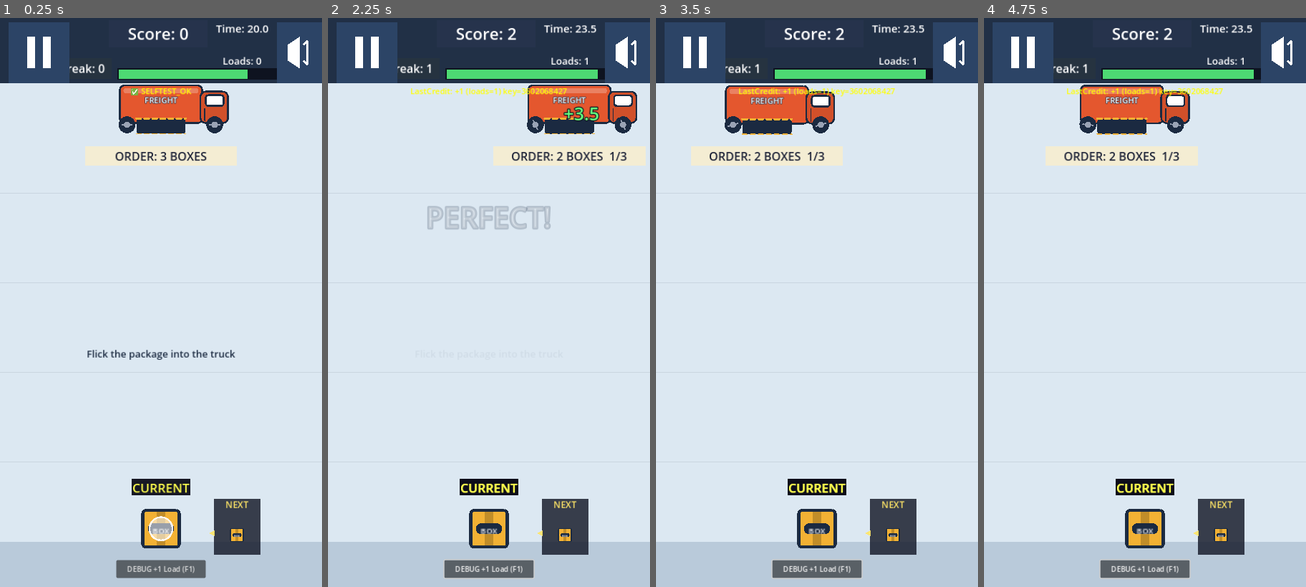
Above: before the commit, frames 1-4 (left to right).
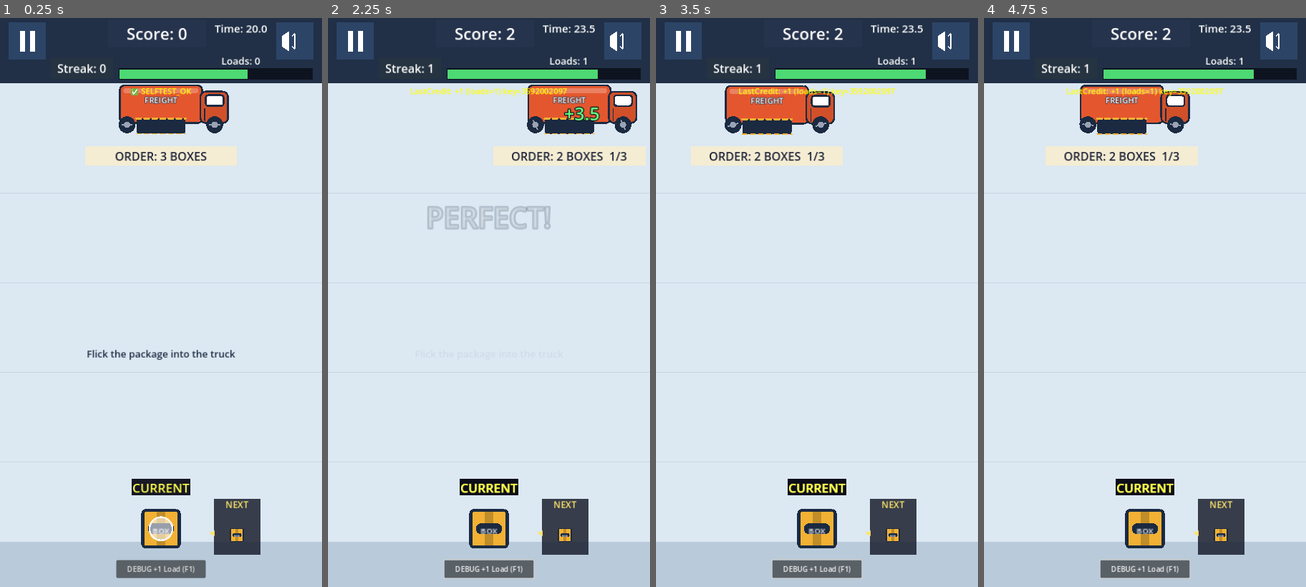
Above: after the commit, the same moments.

Repository: shaharFranses/flick-freight
Game: Godot game, scene res://scenes/main.tscn
The game is run twice, just before and just after one commit, with the same random seed, the same clock (stepped at 60 frames per second) and the same inputs.
Inputs (mouse positions are in pixels of both pictures, inside the frame that each line leads up to):
- Up to frame 1 (0.25 s): no input
- Up to frame 2 (2.25 s): move the mouse to (559, 274) at 0.52 s; click (559, 274) at 0.67 s; tap Space (ui_select) at 0.77 s; click "DEBUG +1 Load (F1)" at 1.25 s; drag from (424, 330) to (563, 131) at 2.02 s
- Up to frame 3 (3.5 s): move the mouse to (849, 171) at 2.77 s; click (849, 171) at 2.92 s
- Up to frame 4 (4.75 s): drag from (1128, 416) to (1048, 217) at 3.52 s; move the mouse to (1241, 387) at 4.27 s; click (1241, 387) at 4.42 s

The runs differ from the first frame. In frame 1, 3.0% of the frame differs, in the area x 2-100%, y 0-12%; in frame 2, 3.1%, in the area x 2-100%, y 0-19%; in frame 3, 3.0%; in frame 4, 3.0%.

Commit message:
r4: keep adaptive Pause/Mute sizing (floor 52 CSS px), warm mix-blend fire glow on the light field

Diff:
--- a/scripts/ui_manager.gd
+++ b/scripts/ui_manager.gd
@@ -527,7 +527,7 @@
 
 const DESIGN_SIZE = Vector2(720, 1280)
 const BTN_DESIGN = 58.0
-const BTN_MIN_CSS = 50.0   # floor 48, aim 50 for rounding margin
+const BTN_MIN_CSS = 52.0  # r4: >=48 CSS px with margin at every viewport
 const RETRY_MIN_CSS = 78.0 # floor 64 on the FILL (border+rounding excluded), aim 66+
 var css_per_unit: float = 1.0
 
@@ -702,37 +702,17 @@
 var _time_pops_live := 0
 
 func _r4_hud_style():
-	"""r4: palette HUD. Pause/Mute 98x98 world px (>= 48 CSS px down to a 632 px-tall viewport),
-	navy plates with white glyphs; navy letterbox bars; HUD texts re-laid around the bigger buttons."""
+	"""r4: palette HUD: navy letterbox bars, navy HUD band, Pause/Mute plates restyled (size stays adaptive)."""
 	for n in ["LetterboxLeft", "LetterboxRight"]:
 		var b = $UI.get_node_or_null(n)
 		if b: b.color = Art.NAVY
 	var hb = $UI.get_node_or_null("HUDBacking")
 	if hb: hb.color = Color(Art.NAVY, 0.97)
-	for pair in [["PausePlate", Vector2(10, 6)], ["MutePlate", Vector2(612, 6)]]:
-		var p = $UI.get_node_or_null(pair[0])
-		if p == null: continue
-		p.position = pair[1]
-		p.size = Vector2(98, 98)
-		p.color = Color("#2C4466")
-		for c in p.get_children():
-			if c is Button:
-				c.position = Vector2.ZERO
-				c.size = p.size
-				for icon in c.get_children():
-					if icon is Control:
-						icon.pivot_offset = icon.size / 2.0
-						icon.scale = Vector2(1.6, 1.6)
-	var tl = $UI.get_node_or_null("TimerLabel")
-	if tl:
-		tl.position.x = 478
-		tl.size.x = 128
-	var ll = $UI.get_node_or_null("LoadsLabel")
-	if ll:
-		ll.position.x = 478
-		ll.size.x = 128
-	var sp = $UI.get_node_or_null("StreakPlate")
-	if sp: sp.position.y = 108
+	# Pause/Mute keep the adaptive >=BTN_MIN_CSS sizing from _apply_hud_scale; restyle only.
+	for n in ["PausePlate", "MutePlate"]:
+		var p = $UI.get_node_or_null(n)
+		if p:
+			p.color = Color("#2C4466")
 
 
 func _create_ticket_panel():
@@ -884,7 +864,7 @@
 			gt.fill_from = Vector2(0.5, 0.5)
 			gt.fill_to = Vector2(0.5, 0.0)
 			var gg = Gradient.new()
-			gg.set_color(0, Color(1.0, 0.62, 0.2, 0.75))
+			gg.set_color(0, Color(1.0, 0.55, 0.12, 0.65))
 			gg.set_color(1, Color(1.0, 0.45, 0.1, 0.0))
 			gg.add_point(0.55, Color(1.0, 0.55, 0.15, 0.3))
 			gt.gradient = gg
@@ -893,7 +873,7 @@
 			glow.position = Vector2(30, 10)
 			glow.scale = Vector2(3.0, 1.35)
 			var mat = CanvasItemMaterial.new()
-			mat.blend_mode = CanvasItemMaterial.BLEND_MODE_ADD
+			mat.blend_mode = CanvasItemMaterial.BLEND_MODE_MIX  # r4: light field -> normal warm glow (add washes to white)
 			glow.material = mat
 			var glow_holder = Node2D.new()
 			glow_holder.z_index = -3  # net z 0 inside bay: above field, below hero truck (z 1)
